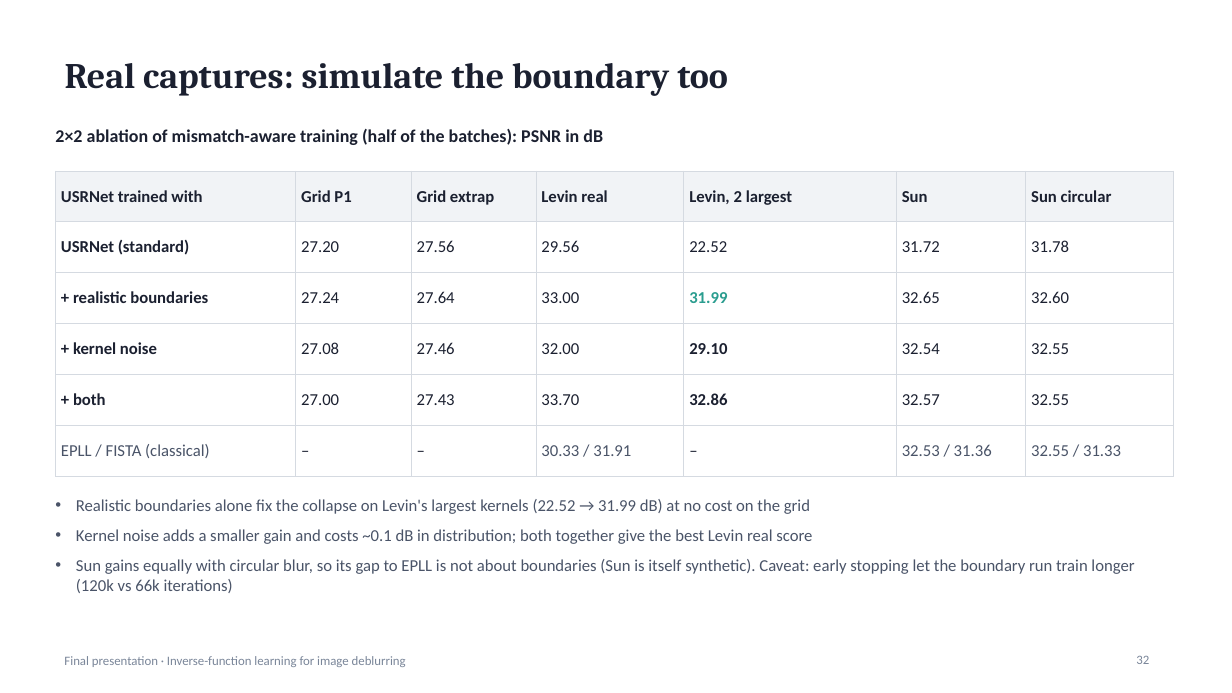
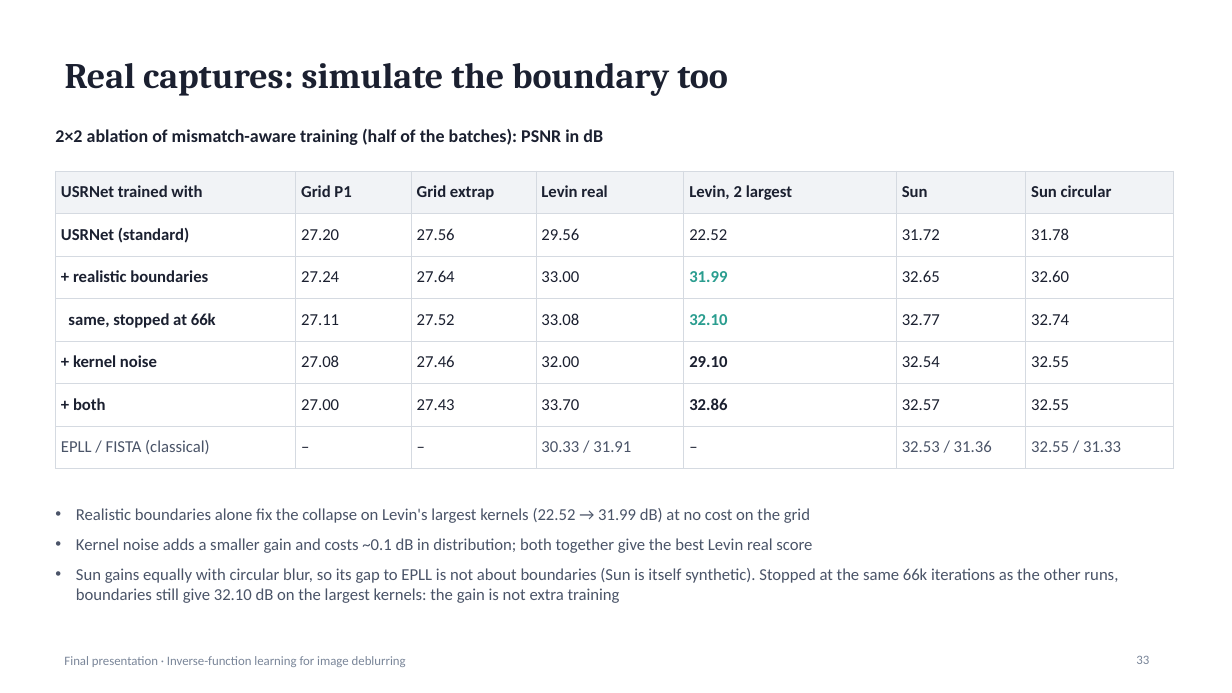
Before and after one commit to suryamanoj4/Inverse-Deblur, a slide deck: slide 33 of report/final_presentation.pptx (slide 32 before the commit). Drawn at 1232x693 pixels with LibreOffice and Linux fonts; fonts in the diff are those of the drawing. Boxes give left, top, right and bottom in pixels: in the first picture for what was removed or moved away, otherwise in the second. Text is boxed around its words. In the diff, an @@ line names an element or a change of style, - is before the commit and + after.

```diff
--- a/report/final_presentation.pptx
+++ b/report/final_presentation.pptx
@@ table at box(55, 171, 1174, 458) @@
+row 4: same, stopped at 66k | 27.11 | 27.52 | 33.08 | 32.10 | 32.77 | 32.74
@@ text "Realistic boundaries alone fix the ...": place and size @@
-text "Realistic boundaries alone fix the ..." at box(76, 499, 1134, 593)
+text "Realistic boundaries alone fix the ..." at box(76, 508, 1118, 603)
@@ text at box(76, 568, 1118, 603): text changed @@
-• Sun gains equally with circular blur, so its gap to EPLL is not about boundaries (Sun is itself synthetic). Caveat: early stopping let the boundary run train longer (120k vs 66k iterations)
+• Sun gains equally with circular blur, so its gap to EPLL is not about boundaries (Sun is itself synthetic). Stopped at the same 66k iterations as the other runs, boundaries still give 32.10 dB on the largest kernels: the gain is not extra training
```
Also in this commit, not shown: 6 other slides changed, 1 slide added, 4 other files.
